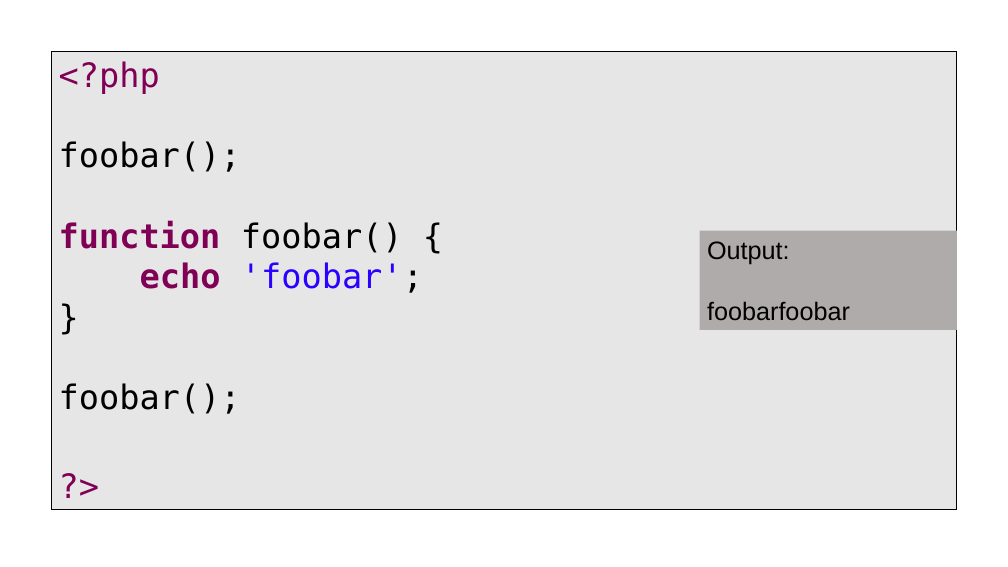
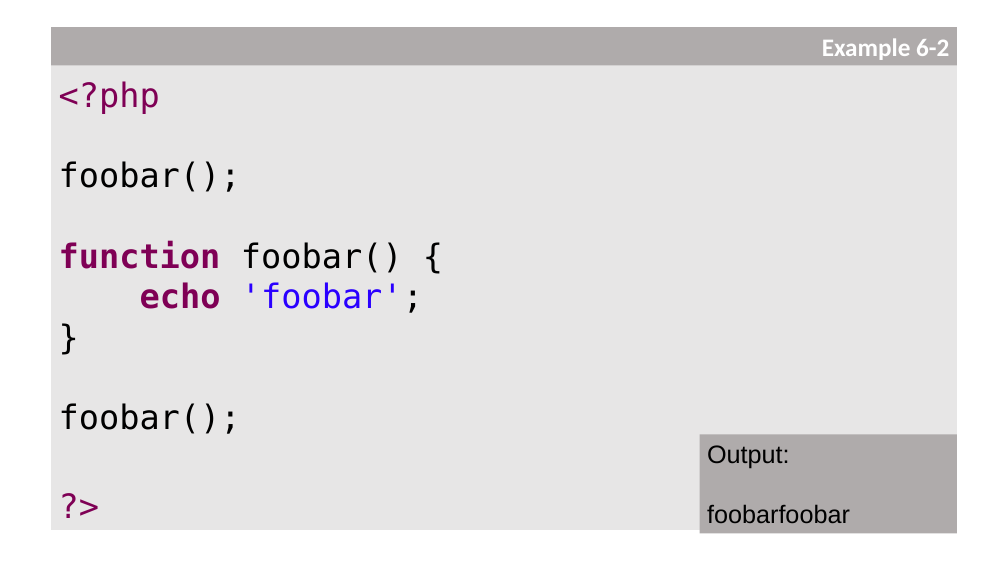
Before and after one commit to PHPEmbark/curriculum, a slide deck: slide 59 of course/1 - Basic Programming/Basics Of Programming.pptx (slide 58 before the commit). Drawn at 1008x567 pixels with LibreOffice and Linux fonts; fonts in the diff are those of the drawing. Boxes give left, top, right and bottom in pixels: in the first picture for what was removed or moved away, otherwise in the second. Text is boxed around its words. In the diff, an @@ line names an element or a change of style, - is before the commit and + after.

```diff
--- a/course/1 - Basic Programming/Basics Of Programming.pptx
+++ b/course/1 - Basic Programming/Basics Of Programming.pptx
@@ text "<?php" resized from (x1=51, y1=48, x2=957, y2=513) to (x1=51, y1=27, x2=957, y2=534) @@
@@ text "<?php" at (x1=51, y1=27, x2=957, y2=534): outline #000000 0.75 pt to none @@
@@ rectangle added at (x1=51, y1=27, x2=957, y2=65), fill #AFABAB, 24 pt, text #FFFFFF, bold @@
+Example 6-2
@@ rectangle "Output:" moved from (x1=699, y1=231, x2=957, y2=330) to (x1=699, y1=434, x2=957, y2=533) @@
```
Also in this commit, not shown: 36 other slides changed, 31 slides added.
